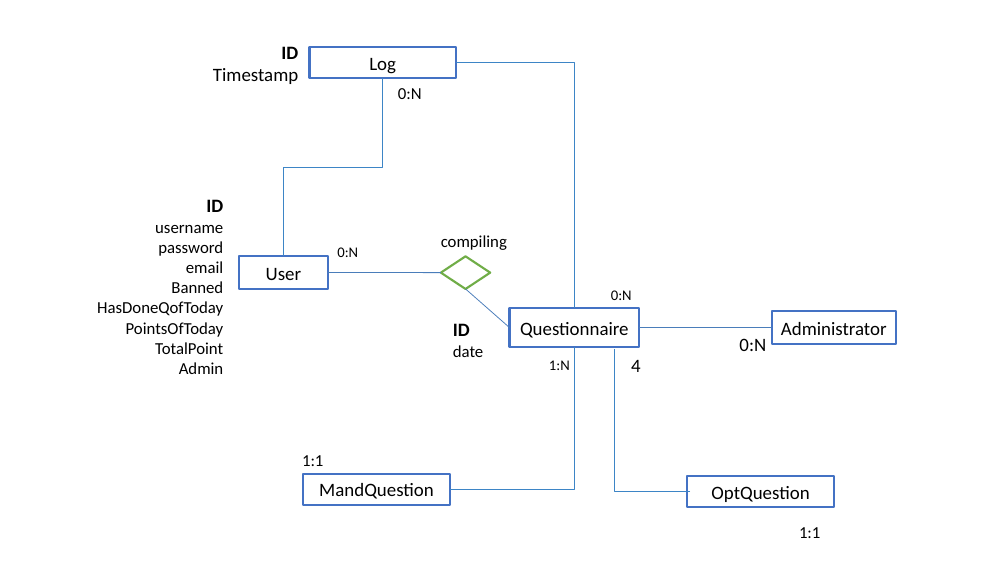
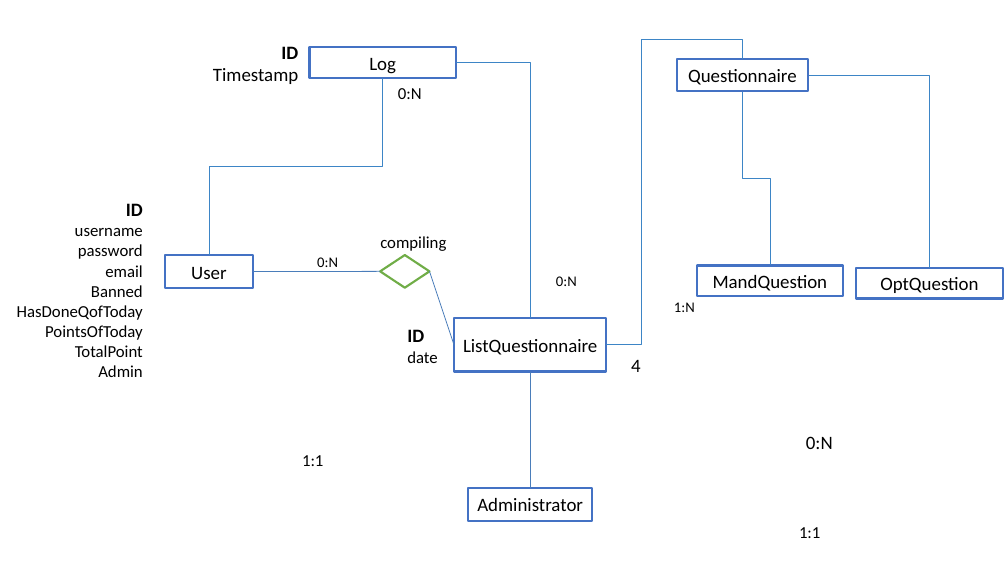
Before and after one commit to LudovicoRighi/EasyReview, a slide deck: slide 3 of PROJECT.pptx. Drawn at 1008x567 pixels with LibreOffice and Linux fonts; fonts in the diff are those of the drawing. Boxes give left, top, right and bottom in pixels: in the first picture for what was removed or moved away, otherwise in the second. Text is boxed around its words. In the diff, an @@ line names an element or a change of style, - is before the commit and + after.

```diff
--- a/PROJECT.pptx
+++ b/PROJECT.pptx
@@ elbow line added from (606, 345) to (743, 59), #3D85C6 0.75 pt @@
@@ rectangle "Questionnaire" resized from (x1=510, y1=308, x2=640, y2=347) to (x1=677, y1=59, x2=808, y2=91) @@
@@ elbow line moved from (383, 78) - (284, 256) to (383, 78) - (209, 256) @@
@@ elbow line moved from (575, 308) - (456, 63) to (530, 318) - (456, 63) @@
@@ elbow line moved from (690, 492) - (615, 349) to (930, 268) - (808, 75) @@
@@ elbow line moved from (450, 489) - (575, 347) to (770, 265) - (743, 91) @@
@@ text "ID" moved from (x1=97, y1=199, x2=224, y2=374) to (x1=17, y1=203, x2=143, y2=377) @@
@@ text "compiling" moved from (x1=441, y1=235, x2=507, y2=250) to (x1=380, y1=236, x2=446, y2=251) @@
@@ rectangle "User" moved from (x1=240, y1=256, x2=328, y2=289) to (x1=165, y1=256, x2=253, y2=288) @@
@@ text "0:N" moved from (x1=337, y1=247, x2=358, y2=257) to (x1=317, y1=257, x2=338, y2=267) @@
@@ diamond moved from (x1=441, y1=256, x2=490, y2=289) to (x1=380, y1=255, x2=430, y2=287) @@
@@ text "0:N" moved from (x1=611, y1=290, x2=632, y2=300) to (x1=556, y1=276, x2=577, y2=286) @@
@@ rectangle "MandQuestion" moved from (x1=303, y1=474, x2=450, y2=505) to (x1=697, y1=265, x2=844, y2=296) @@
@@ rectangle "OptQuestion" moved from (x1=687, y1=476, x2=834, y2=507) to (x1=857, y1=268, x2=1003, y2=299) @@
@@ line moved from (327, 272) - (441, 273) to (253, 271) - (380, 271) @@
@@ line moved from (466, 289) - (510, 327) to (430, 271) - (454, 345) @@
@@ text "1:N" moved from (x1=549, y1=360, x2=570, y2=370) to (x1=674, y1=302, x2=695, y2=312) @@
@@ text "ID" moved from (x1=453, y1=323, x2=483, y2=357) to (x1=407, y1=329, x2=437, y2=363) @@
@@ rectangle added at (x1=454, y1=318, x2=607, y2=372), fill #FFFFFF, outline #4472C4 2 pt, 18 pt, text #000000 @@
+ListQuestionnaire
@@ line moved from (640, 327) - (772, 327) to (530, 371) - (530, 488) @@
@@ text "0:N" moved from (x1=739, y1=338, x2=766, y2=351) to (x1=806, y1=436, x2=833, y2=449) @@
@@ rectangle "Administrator" moved from (x1=772, y1=312, x2=896, y2=344) to (x1=468, y1=488, x2=592, y2=520) @@
```
Also in this commit, not shown: 8 other files.
